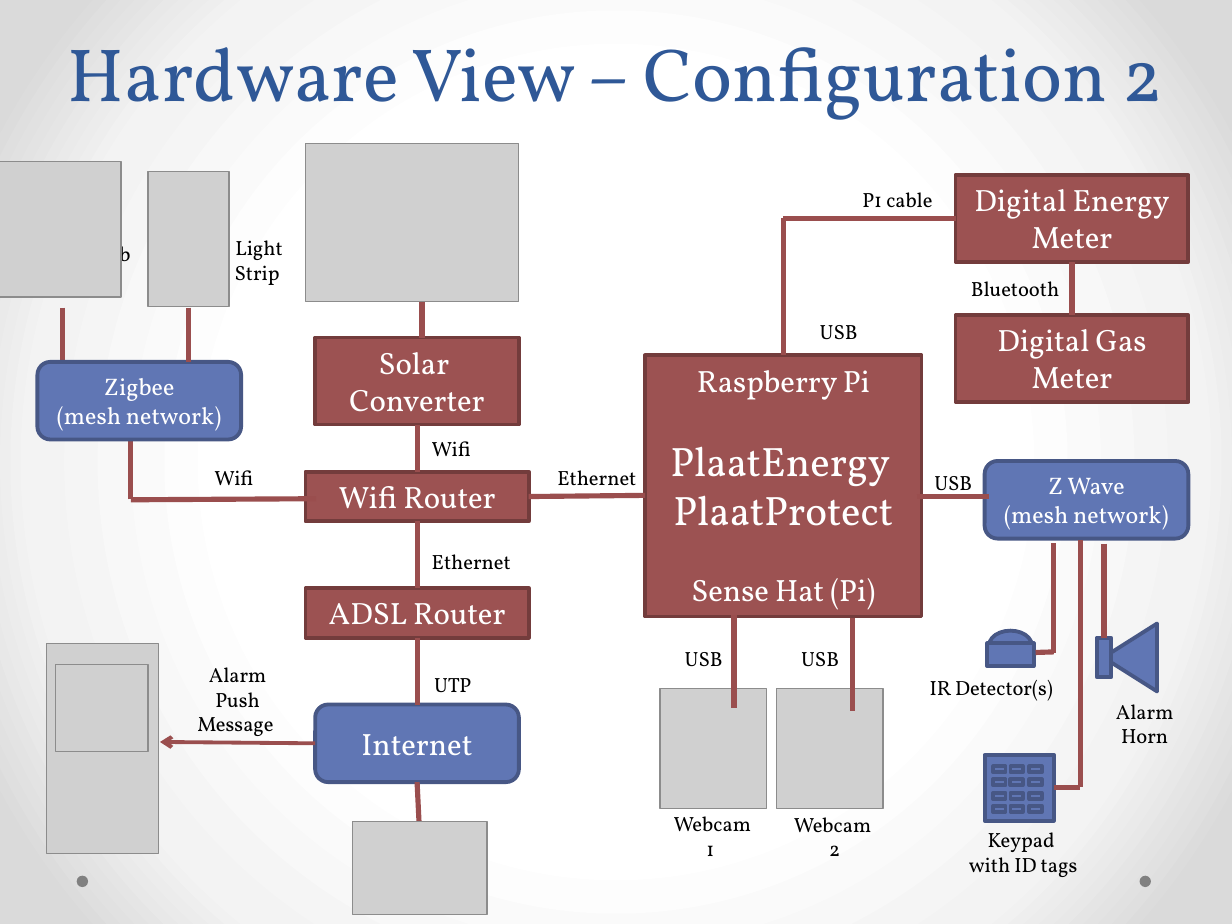
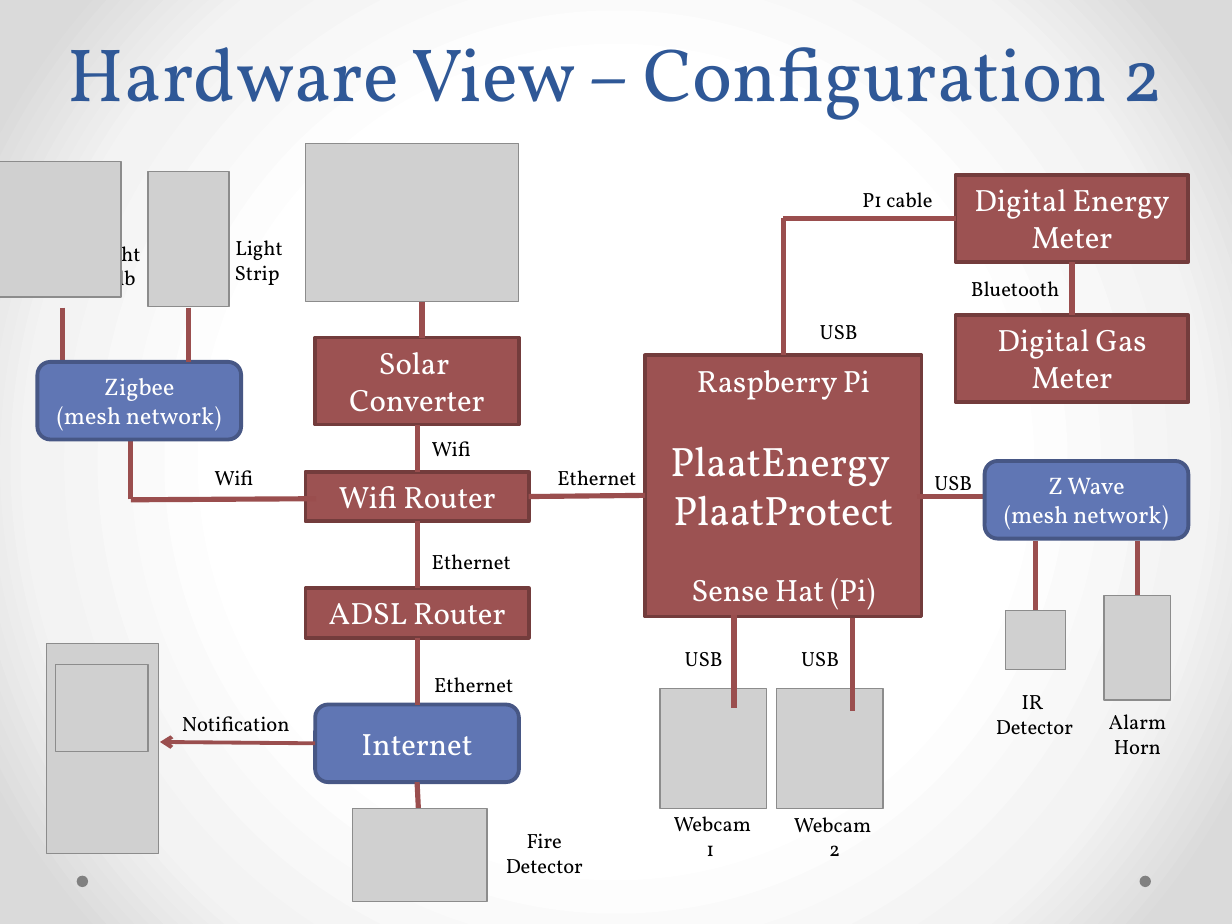
Before and after one commit to plaatsoft/plaatprotect, a slide deck: slide 8 of doc/ppt/PlaatProtect Design.pptx (slide 6 before the commit). Drawn at 1232x924 pixels with LibreOffice and Linux fonts; fonts in the diff are those of the drawing; grey boxes stand for pictures. Boxes give left, top, right and bottom in pixels: in the first picture for what was removed or moved away, otherwise in the second. Text is boxed around its words. In the diff, an @@ line names an element or a change of style, - is before the commit and + after.

```diff
--- a/doc/ppt/PlaatProtect Design.pptx
+++ b/doc/ppt/PlaatProtect Design.pptx
@@ text at box(93, 241, 141, 295): text changed @@
-Bulb
+Light Bulb
@@ line moved from (1053, 543) - (1053, 653) to (1036, 643) - (1036, 541) @@
@@ line removed from (1080, 540) to (1080, 787) @@
@@ line moved from (1104, 543) - (1104, 638) to (1137, 541) - (1137, 636) @@
@@ picture added at box(1104, 595, 1170, 700) @@
@@ picture added at box(1005, 611, 1066, 669) @@
@@ triangle removed at box(1103, 624, 1157, 692) @@
@@ rectangle removed at box(987, 643, 1034, 665) @@
@@ ellipse removed at box(989, 631, 1032, 660) @@
@@ line removed from (1036, 653) to (1053, 652) @@
@@ rectangle removed at box(1096, 638, 1111, 678) @@
@@ text removed at box(197, 667, 273, 741) @@
-Alarm
-Push
-Message
@@ text at box(434, 677, 513, 693): text changed @@
-UTP
+Ethernet
@@ text added at box(182, 716, 290, 741), 12 pt, text #000000 @@
+Notification
@@ text at box(996, 695, 1073, 735): text changed @@
-IR Detector(s)
+IR
+Detector
@@ text "Alarm": place and size @@
-text "Alarm" at box(1116, 704, 1174, 743)
+text "Alarm" at box(1109, 714, 1167, 754)
@@ rectangle removed at box(984, 755, 1053, 822) @@
@@ rectangle removed at box(993, 766, 1005, 772) @@
@@ rectangle removed at box(993, 779, 1005, 785) @@
@@ rectangle removed at box(1010, 766, 1023, 772) @@
@@ rectangle removed at box(1010, 779, 1023, 785) @@
@@ rectangle removed at box(1030, 766, 1042, 772) @@
@@ rectangle removed at box(1030, 779, 1042, 785) @@
@@ picture: place and size @@
-picture at box(352, 822, 487, 915)
+picture at box(352, 808, 487, 902)
@@ rectangle removed at box(993, 793, 1005, 800) @@
@@ rectangle removed at box(993, 806, 1005, 812) @@
@@ rectangle removed at box(1010, 793, 1023, 800) @@
@@ rectangle removed at box(1010, 806, 1023, 812) @@
@@ rectangle removed at box(1030, 793, 1042, 800) @@
@@ rectangle removed at box(1030, 806, 1042, 812) @@
@@ line removed from (1053, 788) to (1080, 788) @@
@@ text added at box(506, 833, 583, 873), 12 pt, text #000000 @@
+Fire
+Detector
@@ text removed at box(969, 832, 1078, 877) @@
-Keypad
-with ID tags
```
Also in this commit, not shown: 5 other slides changed, 8 slides added, 1 other file.
